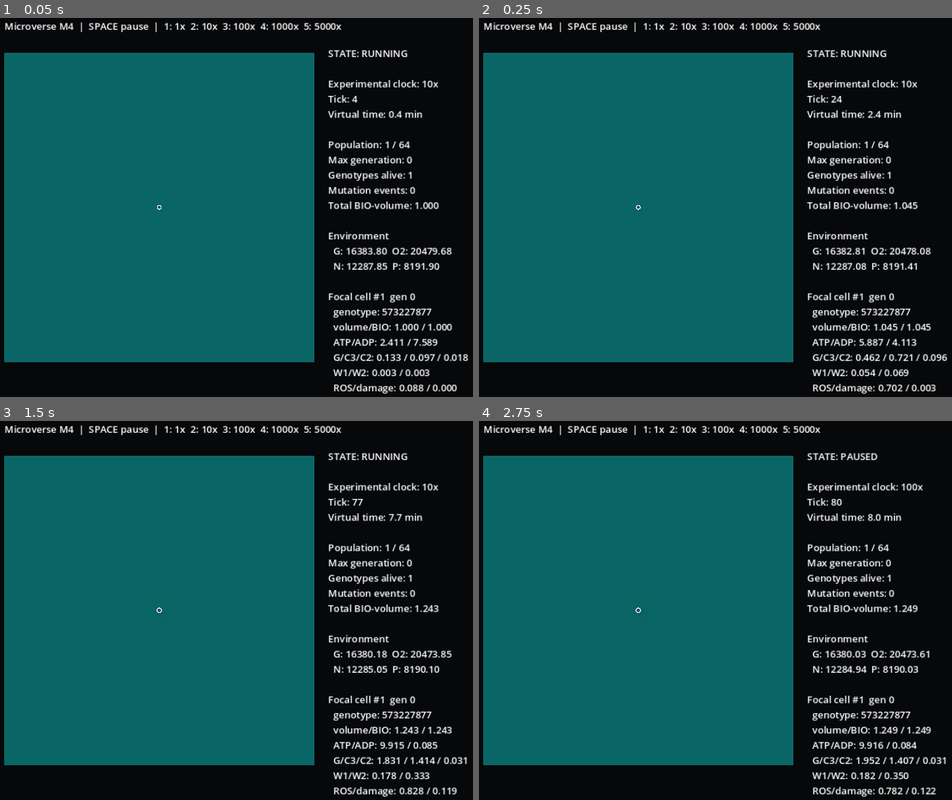
Above: before the commit, frames 1-4 (two rows, left to right).
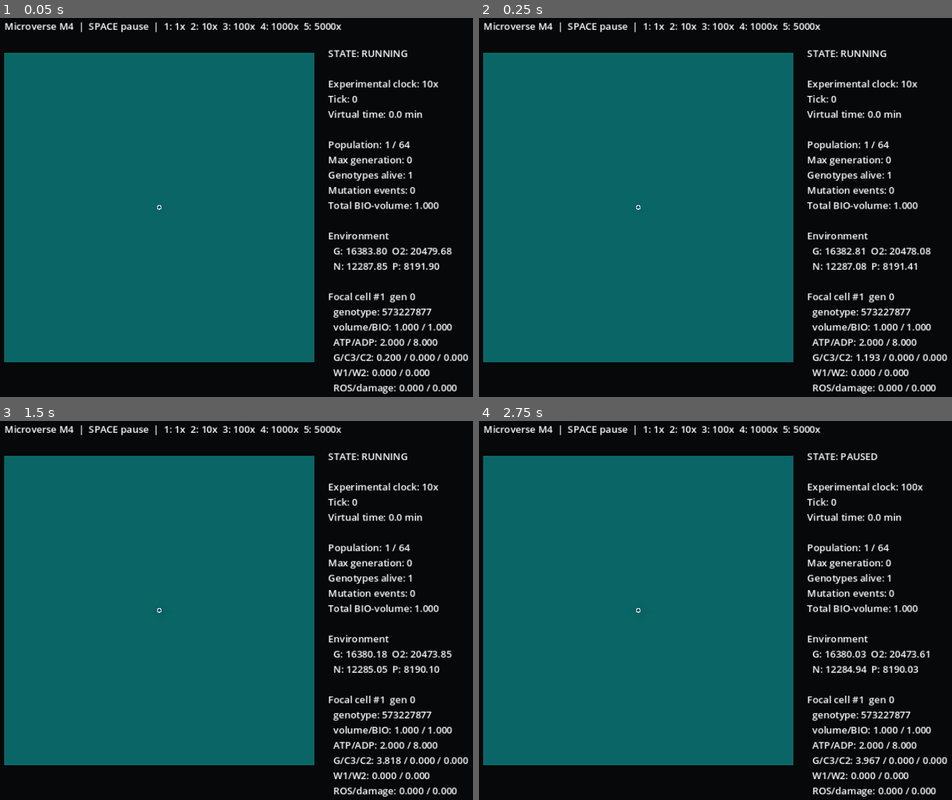
Above: after the commit, the same moments.

Repository: Feynman26/Microverse
Game: Godot game, scene res://src/ui/main.tscn
Same seed, same stepped clock (60 frames per second), same inputs: the game is played once before the commit and once after it.
Inputs:
- Up to frame 1 (0.05 s): no input
- Up to frame 2 (0.25 s): no input
- Up to frame 3 (1.5 s): tap Enter at 0.5 s; tap 1 at 0.6 s; tap Space at 0.77, 1.25 s; tap 2 at 1.35 s
- Up to frame 4 (2.75 s): tap Space at 1.52 s; tap Enter at 2 s; tap 3 at 2.1 s

The runs differ from the first frame. In frame 1, 0.3% of the frame differs, in the area x 74-99%, y 20-99%; in frame 2, 0.5%; in frame 3, 0.6%, in the area x 33-99%, y 20-99%; in frame 4, 0.5%.
Error before the commit: Invalid access to property or key 'proteome_atp_cost_per_expression_unit_per_volume' on a base object of type 'RefCounted (SimConfig)'. (res://src/biology/cell…
Error after the commit: Invalid call to function 'step_intracellular' in base 'RefCounted (CellState)'. Expected 4 arguments. (res://src/simulation/simulation_engine.gd:66)

Commit message:
feat: make explicit expression state drive cell physiology

Diff:
--- a/src/biology/cell_state.gd
+++ b/src/biology/cell_state.gd
@@ -2,6 +2,7 @@
 class_name CellState
 
 const MetabolicSolverScript = preload("res://src/chemistry/metabolic_solver.gd")
+const ExpressionSolverScript = preload("res://src/expression/expression_solver.gd")
 
 var id: int
 var parent_id: int
@@ -13,9 +14,10 @@
 var alive: bool = true
 var death_reason: String = ""
 
-# Authoritative M4 intracellular state. Physical volume is derived from BIO.
 var metabolites: Dictionary = {}
 var last_fluxes: Dictionary = {}
+var expression_state = null
+var last_expression_stats: Dictionary = {}
 var volume: float = 1.0
 var damage: float = 0.0
 var energy_debt: float = 0.0
@@ -36,8 +38,11 @@
 	volume = p_volume
 
 func initialize_metabolism(config) -> void:
+	assert(genome != null, "Genome must exist before M5 molecular initialization")
 	metabolites = MetabolicSolverScript.create_initial_pools(volume, config)
+	expression_state = ExpressionSolverScript.initialize(genome, config)
 	last_fluxes = {}
+	last_expression_stats = {}
 	_sync_volume_from_biomass(config)
 
 func pool(metabolite_id: String) -> float:
@@ -66,38 +71,29 @@
 
 func apply_uptake(uptake: Dictionary) -> void:
 	assert(not metabolites.is_empty())
-	var mapping: Dictionary = {
-		"glucose": "G",
-		"oxygen": "O2",
-		"nitrogen": "NH4",
-		"phosphorus": "P"
-	}
+	var mapping: Dictionary = {"glucose": "G", "oxygen": "O2", "nitrogen": "NH4", "phosphorus": "P"}
 	for world_field in mapping.keys():
 		var amount: float = maxf(0.0, float(uptake.get(world_field, 0.0)))
 		MetabolicSolverScript.add_pool(metabolites, String(mapping[world_field]), amount)
 
-func step_intracellular(dt: float, config, reactions: Array) -> void:
+func step_intracellular(dt: float, config, reactions: Array, rng) -> void:
 	if not alive:
 		return
-	assert(genome != null, "M4 physiology requires a genome")
-	assert(not metabolites.is_empty(), "M4 physiology requires initialized metabolite pools")
+	assert(genome != null and expression_state != null)
+	assert(not metabolites.is_empty())
 
-	last_fluxes = MetabolicSolverScript.step(metabolites, genome, reactions, dt, volume, config)
+	# Expression is evaluated before catalysis. It consumes ATP/precursors and
+	# updates the proteome; the resulting protein abundance then determines all
+	# catalytic capacity for this tick.
+	last_expression_stats = ExpressionSolverScript.step(expression_state, genome, metabolites, dt, rng, config)
+	last_fluxes = MetabolicSolverScript.step(
+		metabolites, genome, reactions, dt, volume, config, expression_state.proteins
+	)
 	_sync_volume_from_biomass(config)
-	_pay_proteome_cost(dt, config)
 	_pay_maintenance(dt, config)
 	_update_damage_and_repair(dt, config)
 	_check_viability(config)
 	_assert_state(config)
-
-func _pay_proteome_cost(dt: float, config) -> void:
-	var expression_units: float = 0.0
-	for gene in genome.genes:
-		expression_units += float(gene.promoter_strength())
-	var required: float = expression_units * float(config.proteome_atp_cost_per_expression_unit_per_volume) * volume * dt
-	var paid: float = MetabolicSolverScript.spend_atp(metabolites, required)
-	if paid < required:
-		energy_debt += required - paid
 
 func _pay_maintenance(dt: float, config) -> void:
 	var required: float = float(config.maintenance_atp_rate_per_volume) * volume * dt
@@ -113,7 +109,6 @@
 	var spontaneous_decay: float = minf(current_ros, current_ros * float(config.spontaneous_ros_decay_rate) * dt)
 	metabolites["ROS"] = current_ros - spontaneous_decay
 	damage += float(config.ros_damage_rate) * pool("ROS") * dt
-
 	var possible_repair: float = minf(damage, float(config.basal_repair_rate) * dt)
 	var requested_cost: float = possible_repair * float(config.repair_atp_cost)
 	var paid: float = MetabolicSolverScript.spend_atp(metabolites, requested_cost)
@@ -138,8 +133,8 @@
 
 func create_daughters(first_id: int, second_id: int, tick: int, rng, world, config) -> Array:
 	assert(ready_to_divide(config))
+	assert(expression_state != null)
 	MetabolicSolverScript.spend_atp(metabolites, float(config.division_atp_cost))
-
 	var partition_jitter: float = float(config.partition_jitter)
 	var ratio: float = 0.5 + float(rng.randf_range(-partition_jitter, partition_jitter))
 	var offset_scale: float = float(config.daughter_offset_grid)
@@ -148,11 +143,14 @@
 		first_offset = Vector2(offset_scale, 0.0)
 	var second_offset: Vector2 = -first_offset
 
-	var partitions: Array = MetabolicSolverScript.partition(metabolites, ratio)
+	var pool_partitions: Array = MetabolicSolverScript.partition(metabolites, ratio)
+	var expression_partitions: Array = ExpressionSolverScript.partition(expression_state, ratio, rng, config)
 	var first = CellState.new(first_id, id, generation + 1, tick, world.clamp_position(position + first_offset), volume * ratio)
 	var second = CellState.new(second_id, id, generation + 1, tick, world.clamp_position(position + second_offset), volume * (1.0 - ratio))
-	first.metabolites = partitions[0]
-	second.metabolites = partitions[1]
+	first.metabolites = pool_partitions[0]
+	second.metabolites = pool_partitions[1]
+	first.expression_state = expression_partitions[0]
+	second.expression_state = expression_partitions[1]
 	first.damage = damage * ratio
 	second.damage = damage * (1.0 - ratio)
 	first.energy_debt = energy_debt * ratio
@@ -166,13 +164,9 @@
 	return [first, second]
 
 func releasable_pools() -> Dictionary:
-	# M4 returns only the four explicitly transported environmental resources.
-	# Generalized lysis and release of organic intermediates/biomass arrives in M7.
 	return {
-		"glucose": maxf(0.0, pool("G")),
-		"oxygen": maxf(0.0, pool("O2")),
-		"nitrogen": maxf(0.0, pool("NH4")),
-		"phosphorus": maxf(0.0, pool("P"))
+		"glucose": maxf(0.0, pool("G")), "oxygen": maxf(0.0, pool("O2")),
+		"nitrogen": maxf(0.0, pool("NH4")), "phosphorus": maxf(0.0, pool("P"))
 	}
 
 func total_adenylate() -> float:
@@ -182,24 +176,20 @@
 	return pool("NAD") + pool("NADH")
 
 func _assert_state(config) -> void:
-	assert(volume > 0.0)
-	assert(damage >= -1e-10)
-	assert(energy_debt >= -1e-10)
+	assert(volume > 0.0 and damage >= -1e-10 and energy_debt >= -1e-10)
 	MetabolicSolverScript.assert_nonnegative(metabolites)
 	assert(absf(volume - pool("BIO") / float(config.biomass_units_per_volume)) <= 1e-10)
-	if genome != null:
-		genome.validate()
+	genome.validate()
+	expression_state.assert_matches_genome(genome)
+	expression_state.assert_nonnegative()
 
 func checksum() -> float:
 	var result: float = (
-		float(id) * 0.001
-		+ position.x * 3.0
-		+ position.y * 5.0
-		+ volume * 7.0
-		+ damage * 29.0
-		+ energy_debt * 31.0
-		+ MetabolicSolverScript.checksum(metabolites) * 0.001
+		float(id) * 0.001 + position.x * 3.0 + position.y * 5.0 + volume * 7.0
+		+ damage * 29.0 + energy_debt * 31.0 + MetabolicSolverScript.checksum(metabolites) * 0.001
 	)
 	if genome != null:
 		result += float(genome.checksum()) * 0.013
+	if expression_state != null:
+		result += float(expression_state.checksum()) * 0.00031
 	return result
